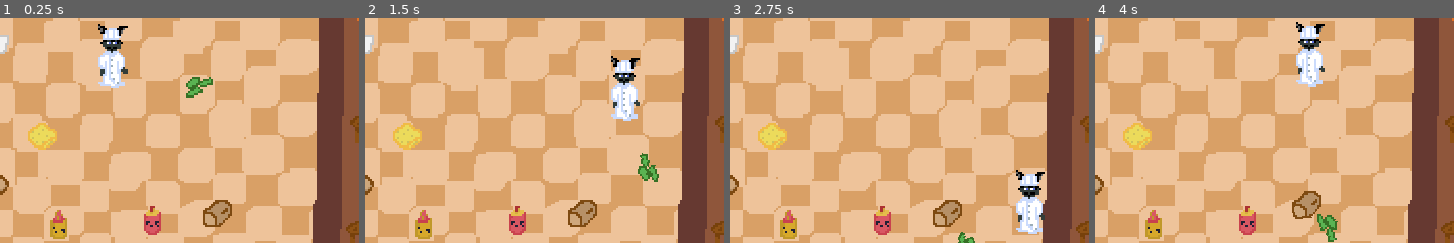
Above: before the commit, frames 1-4 (left to right).
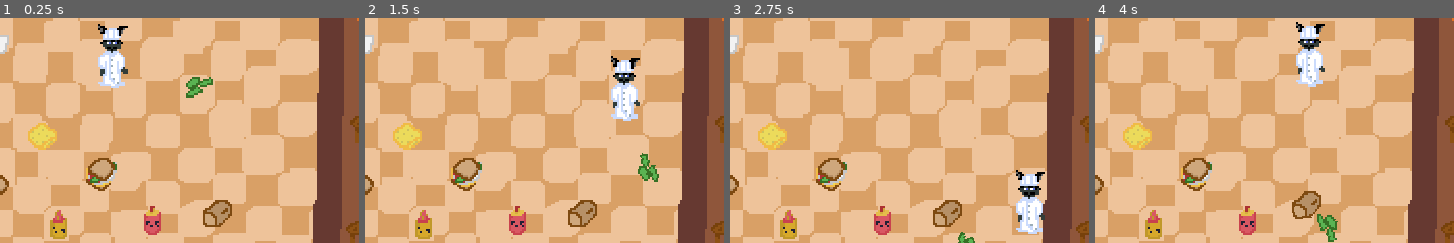
Above: after the commit, the same moments.

Repository: killinfidels/Sandwich-Kitty
Game: Godot game, scene res://levels/el_resturante.tscn
The game is run twice, just before and just after one commit, with the same random seed, the same clock (stepped at 60 frames per second) and the same inputs.
Inputs:
- Up to frame 1 (0.25 s): no input
- Up to frame 2 (1.5 s): tap Enter at 0.5 s; hold D (right) 0.53-1.28 s; tap Space (interact) at 0.6, 1.35 s; hold S (down) from 1.28 s (still down)
- Up to frame 3 (2.75 s): release S (down) at 2.03 s; hold D (right) from 2.03 s (still down); tap Space (interact) at 2.1 s
- Up to frame 4 (4 s): release D (right) at 2.78 s; hold W (up) 2.78-3.53 s; tap Space (interact) at 2.85, 3.6 s; hold A (left) from 3.53 s (still down)
The pictures show only the part of the screen within x 34-84%, y 36-86%; the shares and areas given below are measured in that part.

The runs differ from the first frame. In frame 1, 0.7% of the frame differs, in the area x 23-33%, y 62-77%; in frame 2, 0.7%; in frame 3, 0.7%; in frame 4, 0.7%.

Commit message:
Sanmmicjh :)

Diff:
--- a/levels/el_resturante.tscn
+++ b/levels/el_resturante.tscn
@@ -1,14 +1,38 @@
-[gd_scene load_steps=7 format=3 uid="uid://d1beafgjagvk1"]
+[gd_scene load_steps=8 format=3 uid="uid://d1beafgjagvk1"]
 
 [ext_resource type="Texture2D" uid="uid://45ssjfaqg3bg" path="res://assets/Resturante.png" id="1_vkfvs"]
 [ext_resource type="Script" path="res://levels/el_resturante.gd" id="1_y2drw"]
 [ext_resource type="PackedScene" uid="uid://d676pgcwkjs1" path="res://objects/ingredient.tscn" id="2_0ukia"]
 [ext_resource type="PackedScene" uid="uid://dw23ybckaeqp1" path="res://objects/kitty.tscn" id="3_4hsik"]
 [ext_resource type="PackedScene" uid="uid://du574glok87m4" path="res://splash_screen.tscn" id="5_33odo"]
+[ext_resource type="PackedScene" uid="uid://ekhbfh3cp4xk" path="res://objects/sandwich.tscn" id="5_sctna"]
 [ext_resource type="PackedScene" uid="uid://dacj1du4jnwm1" path="res://objects/dining_stool.tscn" id="6_x314f"]
 
 [node name="El Resturante" type="Node2D"]
 script = ExtResource("1_y2drw")
+
+[node name="Chairs" type="Node" parent="."]
+
+[node name="StoolLeft1" parent="Chairs" instance=ExtResource("6_x314f")]
+position = Vector2(-124, 27)
+
+[node name="StoolLeft2" parent="Chairs" instance=ExtResource("6_x314f")]
+position = Vector2(-125, -24)
+
+[node name="StoolTop1" parent="Chairs" instance=ExtResource("6_x314f")]
+position = Vector2(-84, -61)
+
+[node name="Dining Stool4" parent="Chairs" instance=ExtResource("6_x314f")]
+position = Vector2(-2, -59)
+
+[node name="Dining Stool5" parent="Chairs" instance=ExtResource("6_x314f")]
+position = Vector2(79, -60)
+
+[node name="Dining Stool6" parent="Chairs" instance=ExtResource("6_x314f")]
+position = Vector2(122, 21)
+
+[node name="Dining Stool7" parent="Chairs" instance=ExtResource("6_x314f")]
+position = Vector2(120, 72)
 
 [node name="Background" type="Sprite2D" parent="."]
 position = Vector2(2.00066, -1.9991)
@@ -46,6 +70,9 @@
 position = Vector2(50, 62)
 INGREDIENT = 7
 
+[node name="Sandwich" parent="." instance=ExtResource("5_sctna")]
+position = Vector2(-6, 44)
+
 [node name="Kitty" parent="." instance=ExtResource("3_4hsik")]
 push_force = 100.0
 throw_force = 500.0
@@ -76,24 +103,3 @@
 
 [node name="Camera2D" type="Camera2D" parent="."]
 zoom = Vector2(3, 3)
-
-[node name="StoolLeft1" parent="." instance=ExtResource("6_x314f")]
-position = Vector2(-124, 27)
-
-[node name="StoolLeft2" parent="." instance=ExtResource("6_x314f")]
-position = Vector2(-125, -24)
-
-[node name="StoolTop1" parent="." instance=ExtResource("6_x314f")]
-position = Vector2(-84, -61)
-
-[node name="Dining Stool4" parent="." instance=ExtResource("6_x314f")]
-position = Vector2(-2, -59)
-
-[node name="Dining Stool5" parent="." instance=ExtResource("6_x314f")]
-position = Vector2(79, -60)
-
-[node name="Dining Stool6" parent="." instance=ExtResource("6_x314f")]
-position = Vector2(122, 21)
-
-[node name="Dining Stool7" parent="." instance=ExtResource("6_x314f")]
-position = Vector2(120, 72)
--- a/objects/kitty.tscn
+++ b/objects/kitty.tscn
@@ -275,9 +275,6 @@
 }
 
 [node name="AnimationTree" type="AnimationTree" parent="."]
-libraries = {
-"": SubResource("AnimationLibrary_vrrwk")
-}
 tree_root = SubResource("AnimationNodeStateMachine_aiqy6")
 anim_player = NodePath("../AnimationPlayer")
 parameters/Idle/blend_position = Vector2(0.0256, -1.19692)
--- /dev/null
+++ b/objects/sandwich.tscn
@@ -0,0 +1,55 @@
+[gd_scene load_steps=12 format=3 uid="uid://ekhbfh3cp4xk"]
+
+[ext_resource type="Script" path="res://scripts/sandwich.gd" id="1_ajrq7"]
+[ext_resource type="Texture2D" uid="uid://bl8h63nneaeh8" path="res://assets/sandwich/bottom bread.png" id="2_ai1ws"]
+[ext_resource type="Texture2D" uid="uid://cja7rssa2b50o" path="res://assets/sandwich/cheese.png" id="3_uh5mc"]
+[ext_resource type="Texture2D" uid="uid://cr5vv0dwwyud3" path="res://assets/sandwich/cucumber.png" id="4_a7wtq"]
+[ext_resource type="Texture2D" uid="uid://daya2roomjgts" path="res://assets/sandwich/egg.png" id="5_modl8"]
+[ext_resource type="Texture2D" uid="uid://b1s4xwdk5ca21" path="res://assets/sandwich/ketchup.png" id="6_8lq4e"]
+[ext_resource type="Texture2D" uid="uid://cw0gsjalatvpx" path="res://assets/sandwich/meat.png" id="7_d83x6"]
+[ext_resource type="Texture2D" uid="uid://t0ucjh2fagty" path="res://assets/sandwich/mustard.png" id="8_eyt68"]
+[ext_resource type="Texture2D" uid="uid://pwba3rhj451d" path="res://assets/sandwich/top bread.png" id="9_ubahd"]
+
+[sub_resource type="PhysicsMaterial" id="PhysicsMaterial_6kv7e"]
+bounce = 0.5
+
+[sub_resource type="CircleShape2D" id="CircleShape2D_3jen8"]
+radius = 8.0
+
+[node name="Sandwich" type="RigidBody2D"]
+collision_layer = 4
+collision_mask = 7
+physics_material_override = SubResource("PhysicsMaterial_6kv7e")
+gravity_scale = 0.0
+linear_damp = 1.0
+angular_damp = 1.0
+script = ExtResource("1_ajrq7")
+
+[node name="Collision" type="CollisionShape2D" parent="."]
+shape = SubResource("CircleShape2D_3jen8")
+
+[node name="BottomBread" type="Sprite2D" parent="."]
+texture = ExtResource("2_ai1ws")
+
+[node name="Cheese" type="Sprite2D" parent="."]
+texture = ExtResource("3_uh5mc")
+
+[node name="Egg" type="Sprite2D" parent="."]
+texture = ExtResource("5_modl8")
+
+[node name="Meat" type="Sprite2D" parent="."]
+texture = ExtResource("7_d83x6")
+
+[node name="Cucumber" type="Sprite2D" parent="."]
+texture = ExtResource("4_a7wtq")
+
+[node name="TopBread" type="Sprite2D" parent="."]
+texture = ExtResource("9_ubahd")
+
+[node name="Mustard" type="Sprite2D" parent="."]
+visible = false
+texture = ExtResource("8_eyt68")
+
+[node name="Ketchup" type="Sprite2D" parent="."]
+visible = false
+texture = ExtResource("6_8lq4e")
--- a/scripts/ingredient.gd
+++ b/scripts/ingredient.gd
@@ -15,8 +15,8 @@
 	super._ready()
 
 # Called every frame. 'delta' is the elapsed time since the previous frame.
-func _process(_delta):
-	super._process(_delta)
+func _process(delta):
+	super._process(delta)
 	if Input.is_action_just_pressed("debug"):
 		print(ingredient_strings[INGREDIENT])
 		print("is_held: ", is_held)
--- a/scripts/player/Kitty.gd
+++ b/scripts/player/Kitty.gd
@@ -98,7 +98,7 @@
 			print()
 			item = bodies[0]
 
-	if !item is Ingredient: # places item if there isnt one to pick up
+	if !item is Ingredient and !item is Sandwich: # places item if there isnt one to pick up
 		return
 	elif heldItems.size() >= carry_limit: # if an item is infront, check inv capacity
 		print("Carry limit reached!")
--- /dev/null
+++ b/scripts/sandwich.gd
@@ -0,0 +1,24 @@
+extends Item
+
+class_name Sandwich
+
+# sandwhich crafting
+# - crafted item/sandwich class, type is item
+# -- craft function
+# -- function to compare with customers order
+# - ingredients, type is item
+# -- move ingredient functions to a more generalized item class
+
+enum INGREDIENTS {CHEESE, EGG, MEAT, CUCUMBER, MUSTARD, KETCHUP}
+var ingredient_strings = ["CHEESE", "EGG", "MEAT", "CUCUMBER", "MUSTARD", "KETCHUP"]
+@onready var ingredient_sprites = [$Cheese, $Egg, $Meat, $Cucumber, $Mustard, $Ketchup]
+var ingredients = []
+
+func _ready():
+	for item in ingredient_sprites:
+		pass#item.visible = false
+
+		super._ready()
+
+func _process(delta):
+	super._process(delta)
Binary file changed: assets/aseprite/ingredients.aseprite
Binary file added: assets/aseprite/sandwich.aseprite
Binary file added: assets/sandwich/bottom bread.png
Not shown, added: assets/sandwich/bottom bread.png.import
Binary file added: assets/sandwich/cheese.png
Not shown, added: assets/sandwich/cheese.png.import
Binary file added: assets/sandwich/cucumber.png
Not shown, added: assets/sandwich/cucumber.png.import
Binary file added: assets/sandwich/egg.png
Not shown, added: assets/sandwich/egg.png.import
Binary file added: assets/sandwich/ketchup.png
Not shown, added: assets/sandwich/ketchup.png.import
(and 6 more such lines)
